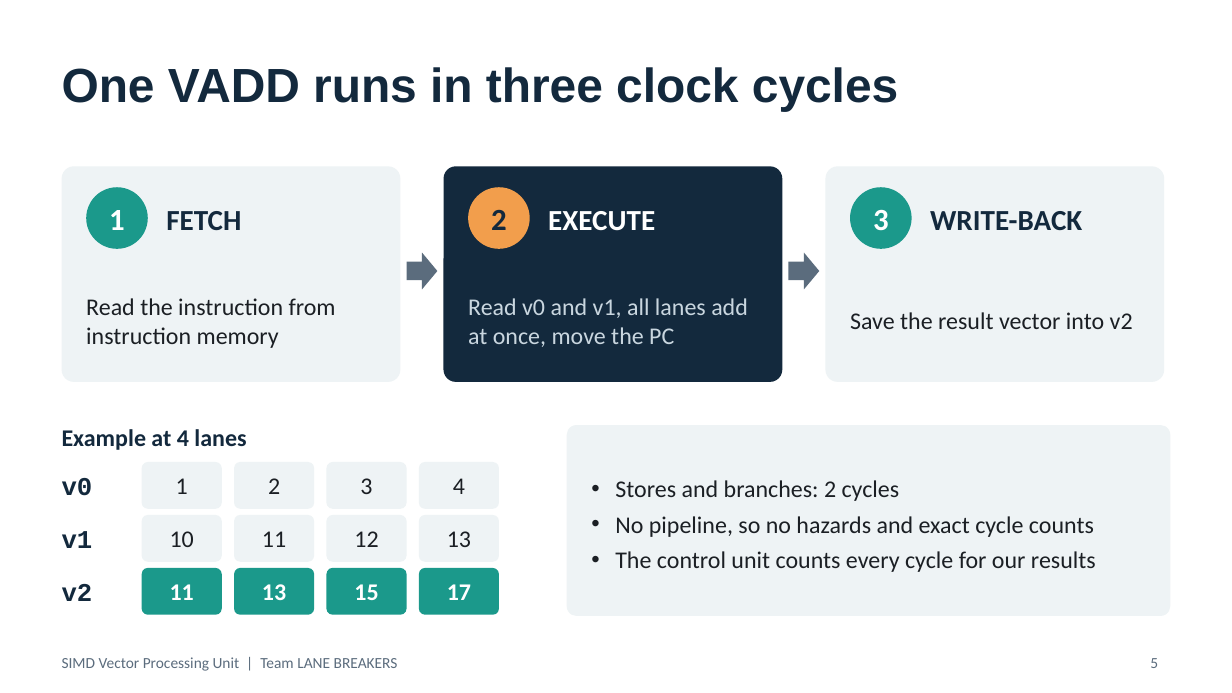
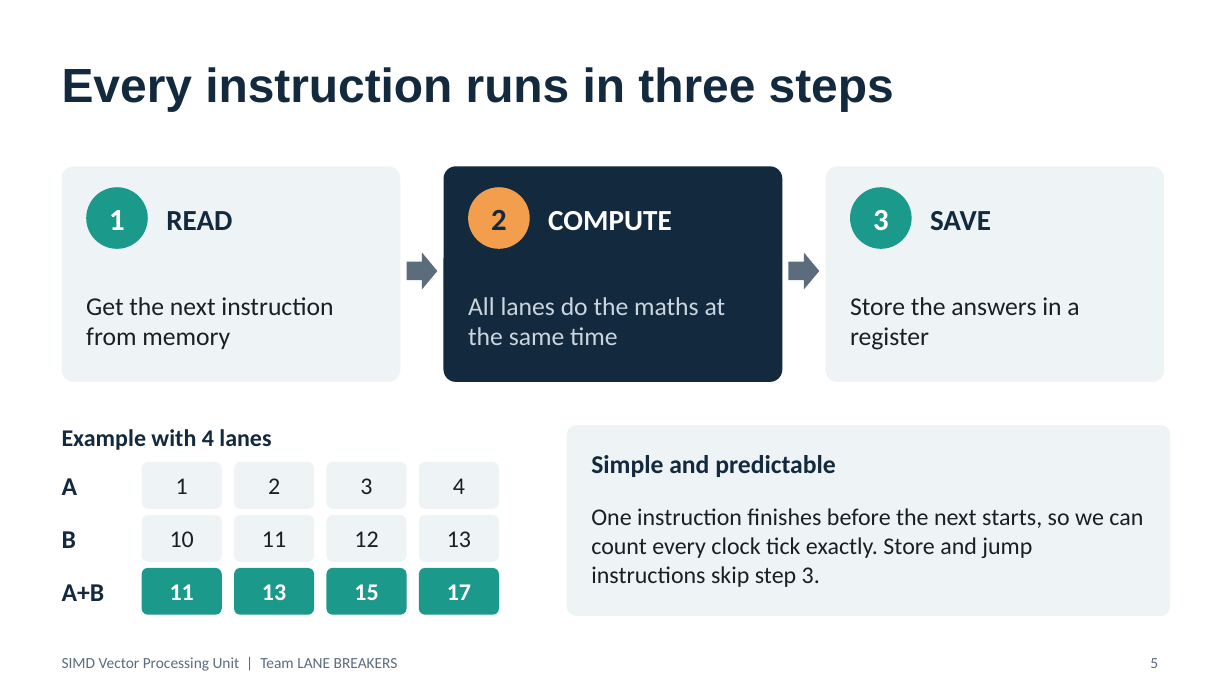
Before and after one commit to ChaitanyaSai-Meka/simd-vector-processing-unit, a slide deck: slide 5 of report/SIMD_VPU_Presentation.pptx. Drawn at 1232x693 pixels with LibreOffice and Linux fonts; fonts in the diff are those of the drawing. Boxes give left, top, right and bottom in pixels: in the first picture for what was removed or moved away, otherwise in the second. Text is boxed around its words. In the diff, an @@ line names an element or a change of style, - is before the commit and + after.

Commit message:
updated slides

```diff
--- a/report/SIMD_VPU_Presentation.pptx
+++ b/report/SIMD_VPU_Presentation.pptx
@@ title at <box>62,67,894,111</box>: text changed @@
-One VADD runs in three clock cycles
+Every instruction runs in three steps
@@ text at <box>166,211,232,230</box>: text changed @@
-FETCH
+READ
@@ text at <box>548,211,671,231</box>: text changed @@
-EXECUTE
+COMPUTE
@@ text at <box>930,211,991,230</box>: text changed @@
-WRITE-BACK
+SAVE
@@ text at <box>86,297,333,349</box>: text changed; size 14 to 15 pt @@
-Read the instruction from instruction memory
+Get the next instruction from memory
@@ text at <box>468,297,726,345</box>: text changed; size 14 to 15 pt @@
-Read v0 and v1, all lanes add at once, move the PC
+All lanes do the maths at the same time
@@ text at <box>850,297,1079,350</box>: text changed; size 14 to 15 pt @@
-Save the result vector into v2
+Store the answers in a register
@@ text at <box>62,429,271,450</box>: text changed @@
-Example at 4 lanes
+Example with 4 lanes
@@ text at <box>62,478,78,495</box>: text changed; font Courier New to Calibri @@
-v0
+A
@@ text at <box>591,455,835,477</box>: text changed; size 14 to 15 pt; text colour #1B1F24 to #13293D; bold on @@
-• Stores and branches: 2 cycles
-• No pipeline, so no hazards and exact cycle counts
-• The control unit counts every cycle for our results
+Simple and predictable
@@ text added at <box>591,508,1143,587</box>, 14 pt, text #1B1F24 @@
+One instruction finishes before the next starts, so we can count every clock tick exactly. Store and jump instructions skip step 3.
@@ text at <box>62,531,76,548</box>: text changed; font Courier New to Calibri @@
-v1
+B
@@ text at <box>62,584,105,601</box>: text changed; font Courier New to Calibri @@
-v2
+A+B
```
Also in this commit, not shown: 4 other slides changed, 3 slides added, 5 slides removed.
